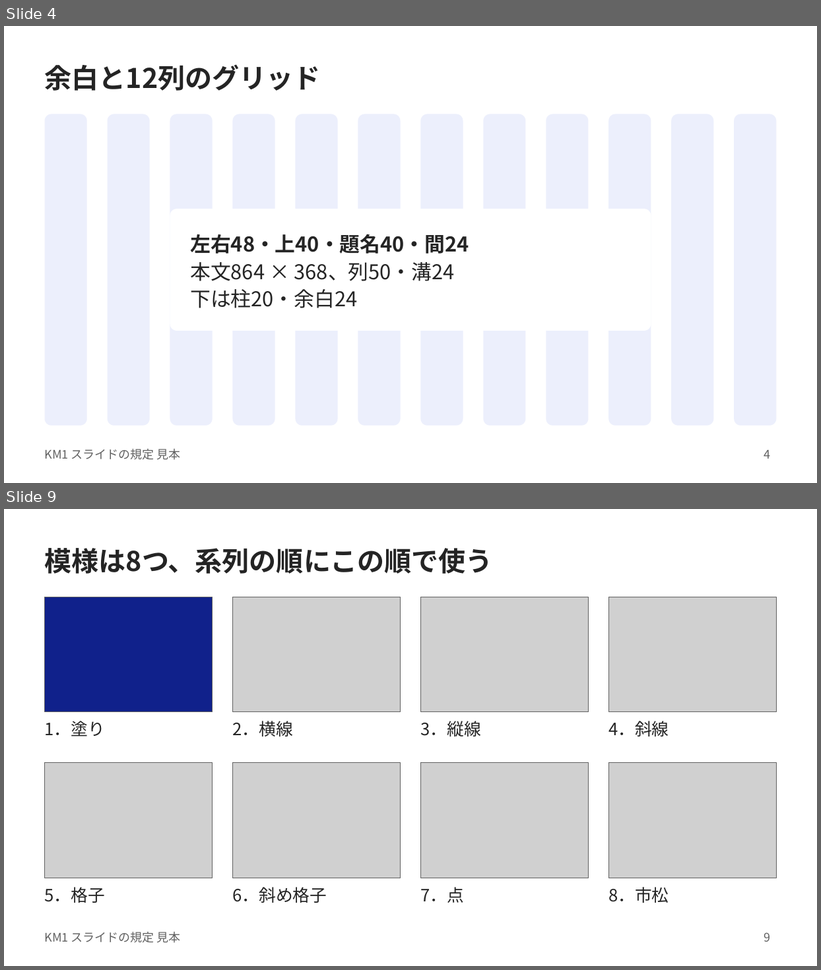
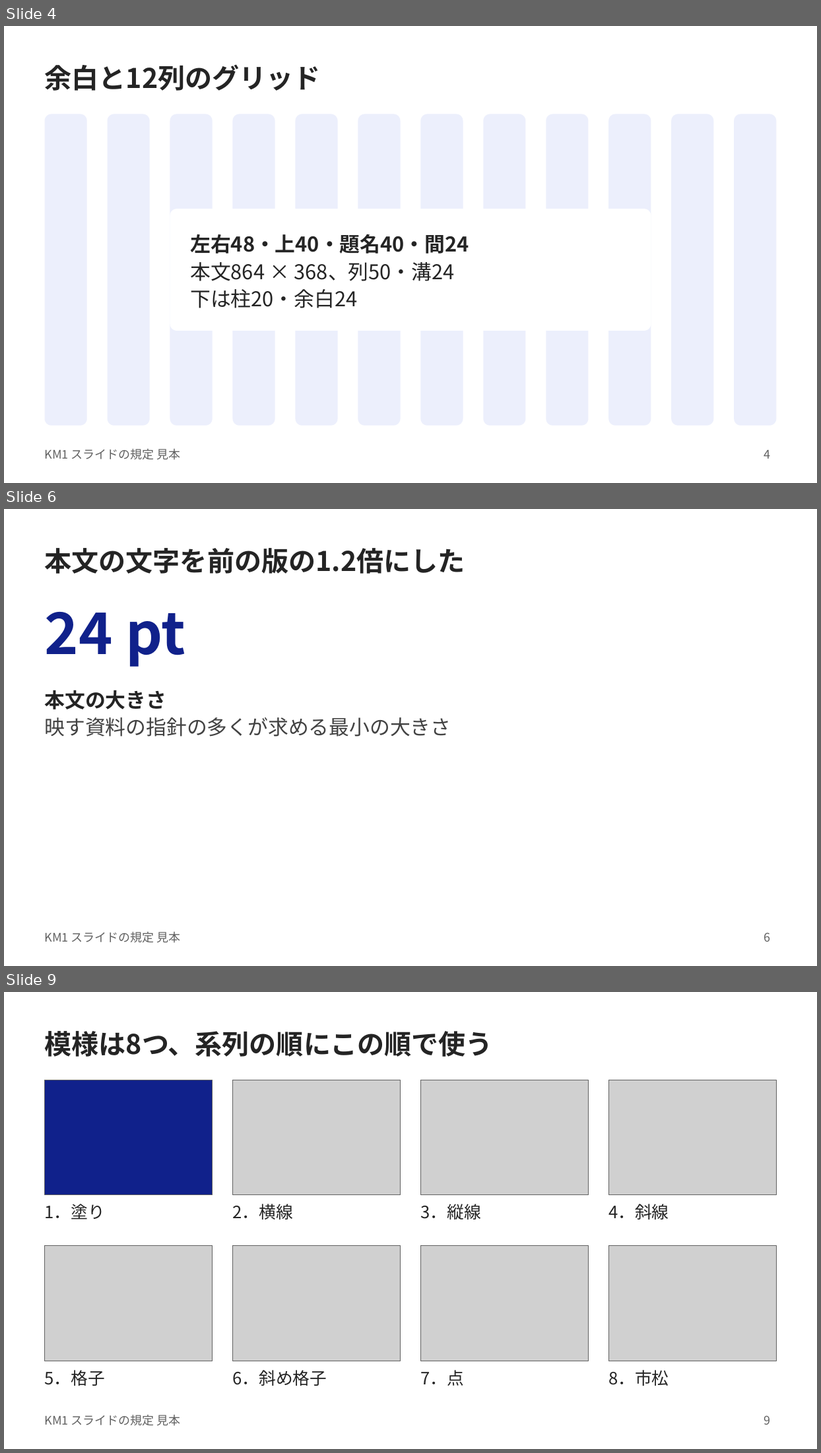
Before and after one commit to kami2news/km1-design-system, a slide deck: dist/KM1_スライド見本.pptx. Shown one above the other, each under a label of ours: slides 4 and 9 before the commit, slides 4, 6 and 9 after it; the slides between them are not shown. The pictures are 821x970 and 821x1453 pixels, drawn with LibreOffice and Linux fonts; fonts in the diff are those of the drawing; grey boxes stand for pictures. Boxes give left, top, right and bottom in pixels: in the first picture for what was removed or moved away, otherwise in the second. Text is boxed around its words. In the diff, an @@ line names an element or a change of style, - is before the commit and + after.

```diff
--- a/dist/KM1_スライド見本.pptx
+++ b/dist/KM1_スライド見本.pptx
@@ slide 6 added at [4,509,817,966], background #FFFFFF; not listed: 1 template element that a slide beside it also shows @@
@@ title added at [45,548,465,574], 32 pt, text #242424, bold @@
+本文の文字を前の版の1.2倍にした
@@ text added at [45,612,185,667], 68 pt, text #10218B, bold @@
+24 pt
@@ text added at [45,690,451,737], 24 pt, text #424242 @@
+本文の大きさ
+映す資料の指針の多くが求める最小の大きさ
@@ page number added at [764,933,770,942], 14 pt, text #616161 @@
+6
```
Also in this commit, not shown: 3 slides changed, 1 other slide added, 2 slides removed, 7 other files.
